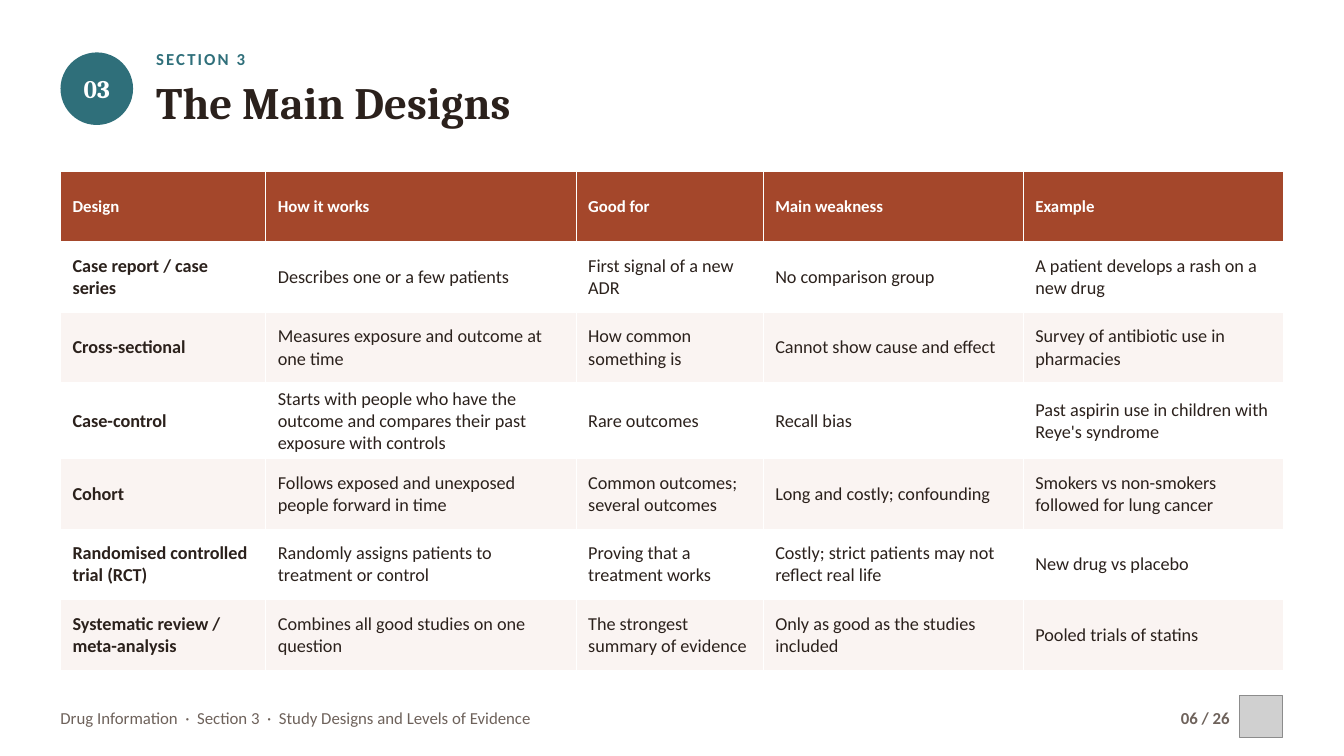
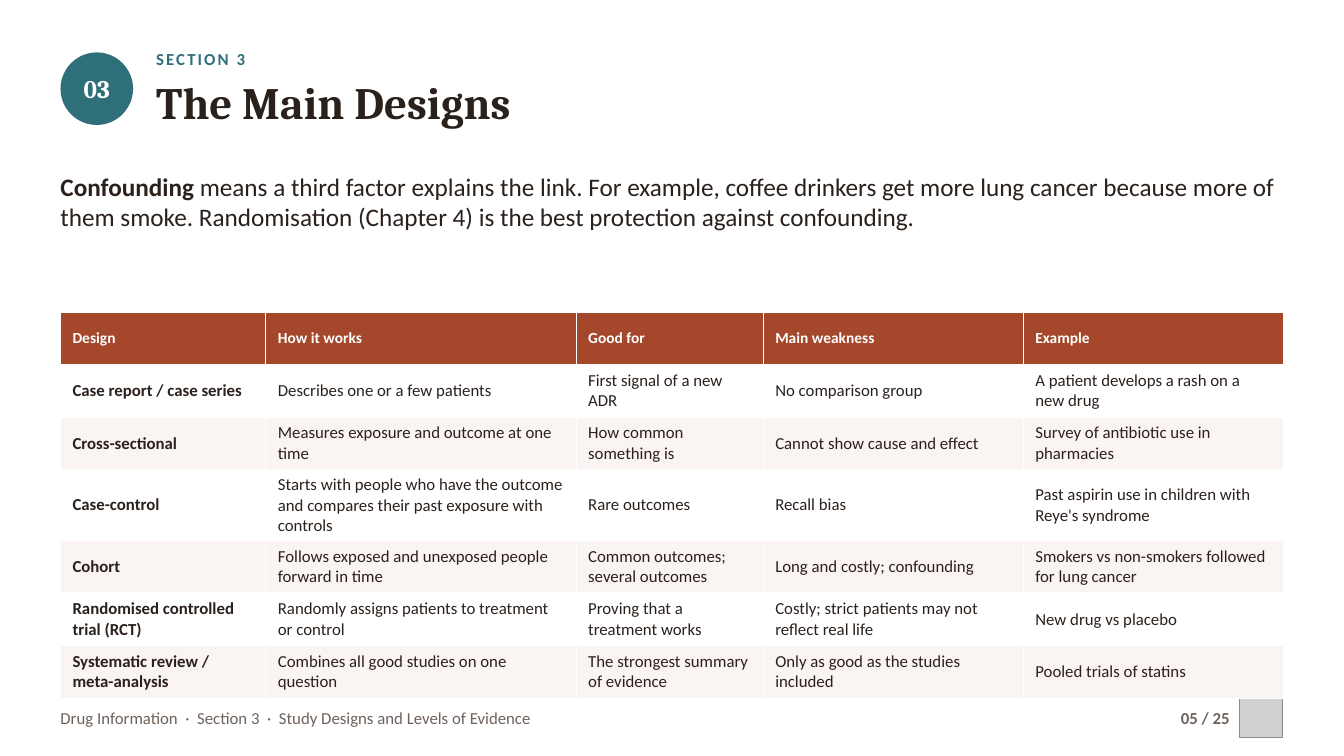
Before and after one commit to drrefaat18-ops/yasser, a slide deck: slide 5 of projects/drug-information-practical/slides/ch03-study-designs.pptx (slide 6 before the commit). Drawn at 1344x756 pixels with LibreOffice and Linux fonts; fonts in the diff are those of the drawing; grey boxes stand for pictures. Boxes give left, top, right and bottom in pixels: in the first picture for what was removed or moved away, otherwise in the second. Text is boxed around its words. In the diff, an @@ line names an element or a change of style, - is before the commit and + after.

```diff
--- a/projects/drug-information-practical/slides/ch03-study-designs.pptx
+++ b/projects/drug-information-practical/slides/ch03-study-designs.pptx
@@ text added at [60, 178, 1274, 231], 18 pt, text #2B211C @@
+Confounding means a third factor explains the link. For example, coffee drinkers get more lung cancer because more of them smoke. Randomisation (Chapter 4) is the best protection against confounding.
@@ table at [60, 313, 1285, 694] @@
@@ size 12 to 11 pt in "Design", "How it works", "Good for", "Main weakness" and 1 more places @@
@@ size 13 to 12 pt @@
@@ table: place and size @@
-table at [60, 171, 1285, 665]
+table at [60, 313, 1285, 694]
@@ text at [1181, 713, 1230, 724]: text changed @@
-06 / 26
+05 / 25
```
Also in this commit, not shown: 22 other slides changed, 1 slide removed, 11 other files.
